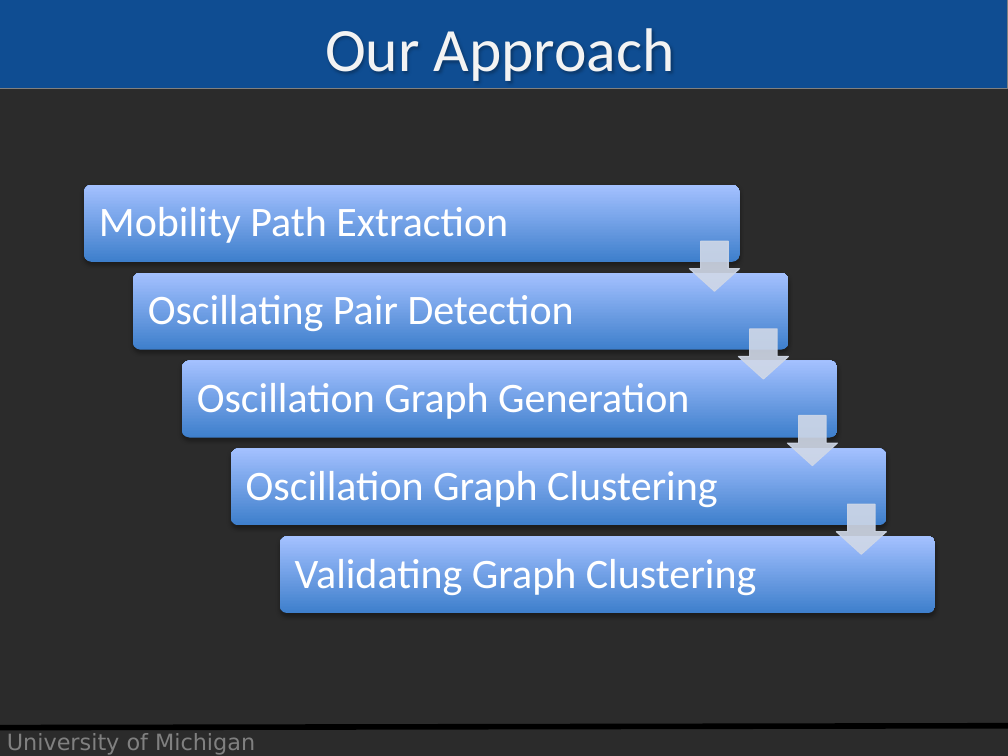
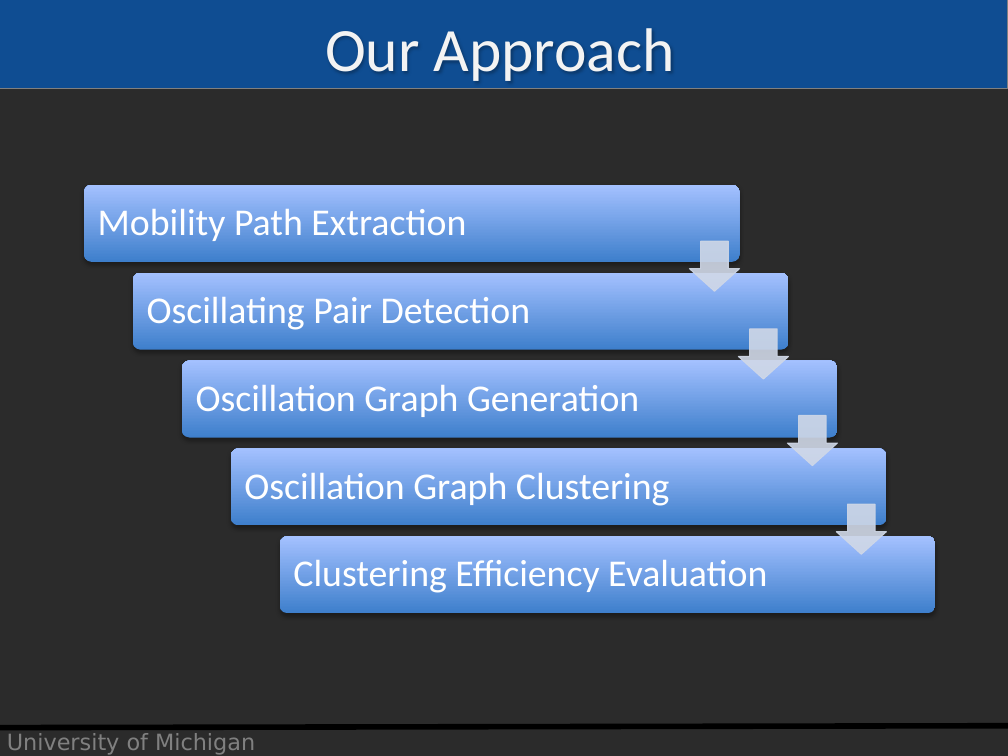
Before and after one commit to imehrdad2012/EECS589, a slide deck: slide 5 of Presentation/moradi_class19.pptx. Drawn at 1008x756 pixels with LibreOffice and Linux fonts; fonts in the diff are those of the drawing; background and template pictures are left out; a plain dark background stands for a picture behind light text. Boxes give left, top, right and bottom in pixels: in the first picture for what was removed or moved away, otherwise in the second. Text is boxed around its words. In the diff, an @@ line names an element or a change of style, - is before the commit and + after.

```diff
--- a/Presentation/moradi_class19.pptx
+++ b/Presentation/moradi_class19.pptx
@@ size 30 to 27 pt; less space between paragraphs in 4 elements at bbox=[98, 208, 466, 241], bbox=[147, 297, 531, 330], bbox=[196, 385, 639, 420], bbox=[244, 473, 670, 508] @@
@@ text at bbox=[293, 559, 767, 593]: text changed; size 30 to 27 pt @@
-Validating Graph Clustering
+Clustering Efficiency Evaluation
```
Also in this commit, not shown: 5 other slides changed, 11 slides added.
